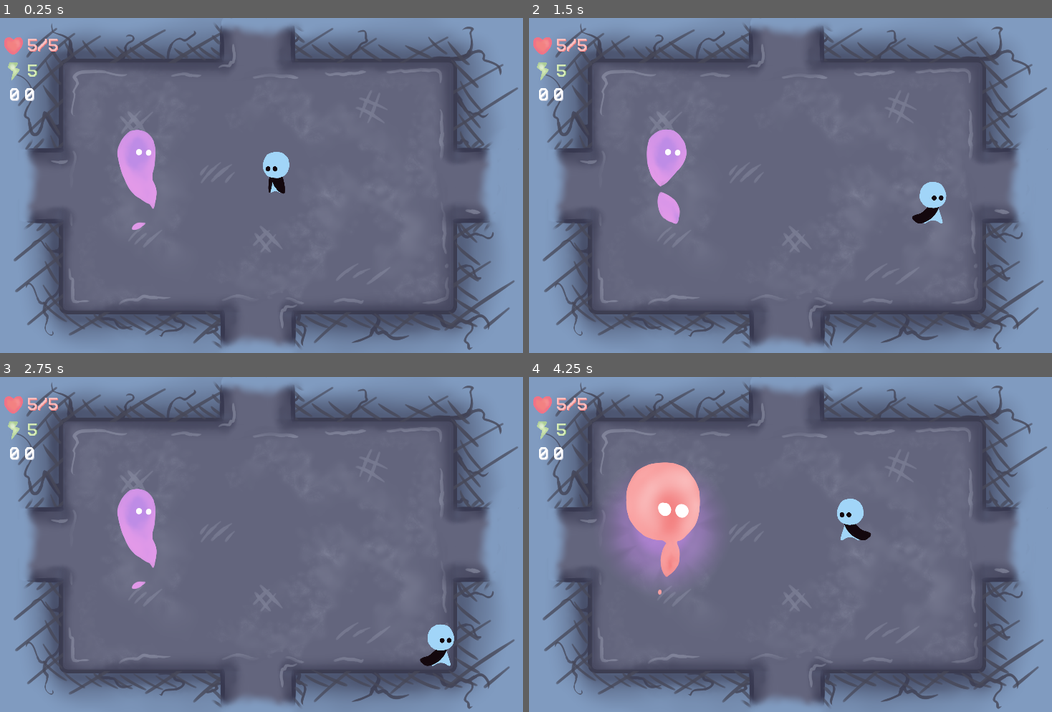
Above: before the commit, frames 1-4 (two rows, left to right).
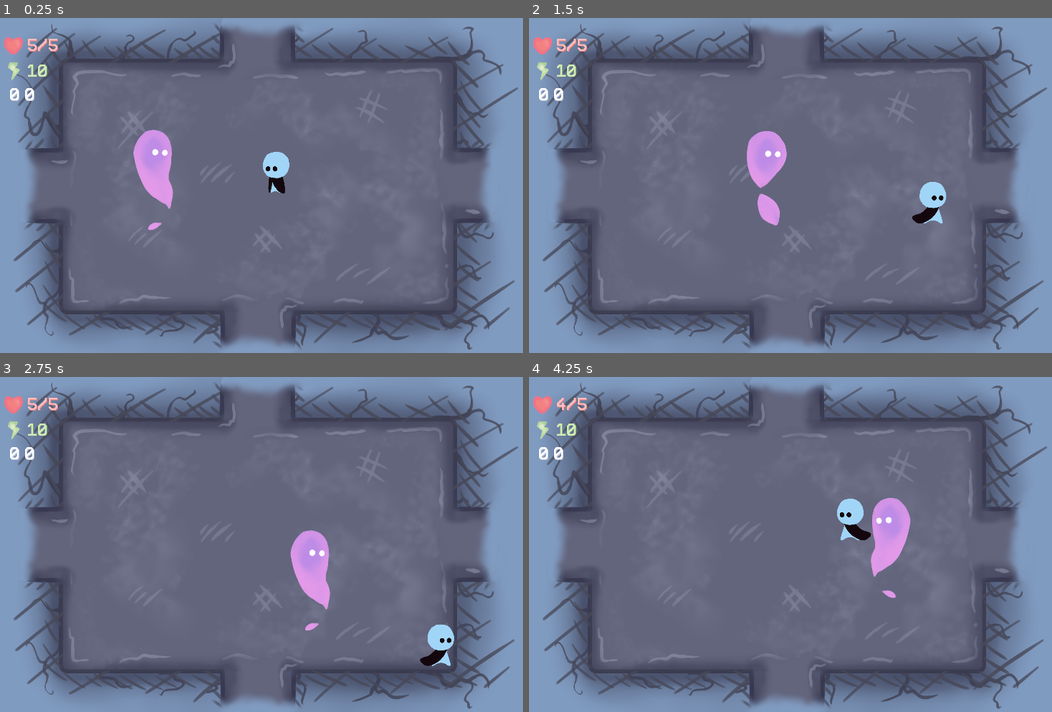
Above: after the commit, the same moments.

Repository: bucketfish/box-arena
Game: Godot game, scene res://base.tscn
The game is run twice, just before and just after one commit, with the same random seed, the same clock (stepped at 60 frames per second) and the same inputs.
Inputs:
- Up to frame 1 (0.25 s): no input
- Up to frame 2 (1.5 s): hold Right (right) 0.53-1.28 s; tap X (attack) at 0.6 s; hold Down (down) from 1.28 s (still down); tap Z (pickup) at 1.35 s
- Up to frame 3 (2.75 s): release Down (down) at 2.03 s; hold Right (right) from 2.03 s (still down); tap X (attack) at 2.1 s
- Up to frame 4 (4.25 s): release Right (right) at 2.78 s; hold Up (ui_up) 2.78-3.53 s; tap Z (pickup) at 2.85 s; hold Left (left) from 3.53 s (still down); tap X (attack) at 3.6 s

The runs differ from the first frame. In frame 1, 1.7% of the frame differs, in the area x 5-34%, y 13-64%; in frame 2, 2.6%; in frame 3, 2.7%; in frame 4, 6.5%, in the area x 5-73%, y 6-67%.

Commit message:
simple movement bosses; buffed all energy consumables

Diff:
--- a/combat/hurtbox.gd
+++ b/combat/hurtbox.gd
@@ -10,6 +10,6 @@
 		get_parent().take_damage(area.damage)
 
 func start_invincibility(time):
-	monitoring = false
+	set_deferred("monitoring", false)
 	yield(get_tree().create_timer(time), "timeout")
-	monitoring = true
+	set_deferred("monitoring", true)
--- a/data.gd
+++ b/data.gd
@@ -32,7 +32,7 @@
 					},
 
 	'cookie':      {
-					'energy': 2,
+					'energy': 4,
 					'desc': 'this game uses cookies to give you a better user experience.',
 					},
 
@@ -52,7 +52,7 @@
 					},
 
 	'choco cookie':{
-					'energy': 3,
+					'energy': 6,
 					'desc': 'it\'s a cookie, just that it has chocolate on it. congrats. you now have a choco cookie.',
 					},
 
@@ -78,7 +78,7 @@
 					},
 
 	'apple pie':    {
-					'energy': 3,
+					'energy': 6,
 					'health':2,
 					'desc': 'it might just smell vaguely of happiness if you just hold your breath.',
 					},
@@ -109,7 +109,7 @@
 					},
 
 	'steak':{
-					'energy': 5,
+					'energy': 10,
 					'desc': 'finally, some good ol\' overcooked steak.',
 					},
 
@@ -134,7 +134,7 @@
 					},
 
 	'grilled porkchop':{
-					'energy': 6,
+					'energy': 12,
 					'desc': 'it\'s grilled, it\'s pork, and it\'s a chop. pretty self-explanatory, if you ask me.',
 					},
 
@@ -154,7 +154,7 @@
 					},
 
 	'pumpkin pie':  {
-					'energy': 8,
+					'energy': 16,
 					'desc': 'if the taste of apple pies doesn\'t suit you, this definitely won\'t!',
 					},
 
@@ -179,7 +179,7 @@
 					},
 
 	'cake':         {
-					'energy': 10,
+					'energy': 20,
 					'health': 7,
 					'desc': 'is a lie and marie antoinette is the liar.',
 					},
@@ -202,7 +202,7 @@
 					},
 
 	'golden carrot':{
-					'energy': 15,
+					'energy': 30,
 					'health': 10,
 					'desc': 'oink oink you capitalist pig. bring back the guillotine.',
 					},
@@ -263,7 +263,7 @@
 	#misc
 	'fishcow':      {
 					'health': -10,
-					'energy': 10,
+					'energy': 20,
 					'desc': 'why.',
 					}
 }
@@ -298,12 +298,16 @@
 				'damage': 2,
 				'health': 5,
 				'level': 1,
+				'speed': 200,
+				'knockback': 1500,
 				'drop':['steak', 'steak', 'steak', 'steak', 'choco cookie'],
 				'desc': 'it eats a lot. not that we\'re judging, or anything.'},
 
 	'sol':{
 				'damage': 4,
 				'health': 2,
+				'speed': 150,
+				'knockback': 700,
 				'level': 1,
 				'drop':['golden apple', 'golden apple'],
 				'desc': 'its future is almost blinding. a pity you have to cut it short.'},
@@ -312,6 +316,8 @@
 				'damage': 1,
 				'health': 7,
 				'level': 1,
+				'speed': 120,
+				'knockback': 500,
 				'drop':['wooden stick', 'wooden stick', 'wooden stick', 'wooden stick', 'wooden stick', 'wooden stick', 'wooden stick', 'wooden stick'],
 				'desc': 'just... be nice and pretend its hits hurt.'},
 
--- a/monsters/monster.gd
+++ b/monsters/monster.gd
@@ -7,14 +7,40 @@
 export var type = "nyam"
 const item = preload("res://items/item.tscn")
 onready var base = get_node("/root/base")
+onready var player = get_node("/root/base/player")
+
+
 onready var hitbox = $hitbox
+onready var player_detect = $player_detect
+onready var sprite = $Sprite
+onready var hurtanim = $damage_anim
+onready var hurtbox = $hurtbox
+
+var velocity = Vector2()
+var knockback = Vector2()
+
+export var speed = 130
+export var knockback_val = 500
+var friction = 0.4
+var acceleration = 0.4
+
+
+
+var state = "idle"
 
 func _ready():
 	health = Data.bosses[type]["health"]
 	damage = Data.bosses[type]["damage"]
+	speed = Data.bosses[type]['speed']
+	knockback_val = Data.bosses[type]['knockback']
+
 	hitbox.damage = damage
 
 func hurt(damageval):
+	knockback = player.knockback_vector * knockback_val
+	hurtanim.play("hurt")
+	hurtbox.start_invincibility(0.5)
+
 	health -= damageval
 	if health <= 0:
 		die()
@@ -27,4 +53,29 @@
 		curitem.global_position = global_position + Vector2(rand_range(-40, 40), rand_range(-40, 40))
 		base.curroom.call_deferred("add_child", curitem)
 
+		Persistent.places[Persistent.coords].append(i)
+
 	queue_free()
+
+
+
+func _physics_process(delta):
+	knockback = lerp(knockback, Vector2(), friction * delta * 10)
+
+	knockback = move_and_slide(knockback)
+
+	if abs(global_position.distance_to(player.global_position)) > 40:
+		var direction = (player.global_position - global_position).normalized()
+
+		velocity = lerp(velocity, direction * speed, acceleration * delta * 100)
+
+	else:
+		velocity = lerp(velocity, Vector2(), friction * delta * 100)
+
+	sprite.flip_h = velocity.x < 0
+
+	velocity = move_and_slide(velocity)
+
+func seek_player():
+	if player_detect.can_see_player():
+		state = "chase"
--- a/monsters/monster.tscn
+++ b/monsters/monster.tscn
@@ -10,6 +10,38 @@
 
 [sub_resource type="CircleShape2D" id=2]
 radius = 201.122
+
+[sub_resource type="Animation" id=3]
+length = 0.001
+tracks/0/type = "value"
+tracks/0/path = NodePath(".:modulate")
+tracks/0/interp = 1
+tracks/0/loop_wrap = true
+tracks/0/imported = false
+tracks/0/enabled = true
+tracks/0/keys = {
+"times": PoolRealArray( 0 ),
+"transitions": PoolRealArray( 1 ),
+"update": 0,
+"values": [ Color( 1, 1, 1, 1 ) ]
+}
+
+[sub_resource type="Animation" id=4]
+resource_name = "hurt"
+length = 0.2
+step = 0.01
+tracks/0/type = "value"
+tracks/0/path = NodePath(".:modulate")
+tracks/0/interp = 1
+tracks/0/loop_wrap = true
+tracks/0/imported = false
+tracks/0/enabled = true
+tracks/0/keys = {
+"times": PoolRealArray( 0, 0.08, 0.2 ),
+"transitions": PoolRealArray( 1, 1, 1 ),
+"update": 0,
+"values": [ Color( 1, 1, 1, 1 ), Color( 0.411765, 0, 0, 1 ), Color( 1, 1, 1, 1 ) ]
+}
 
 [node name="monster" type="KinematicBody2D"]
 collision_layer = 0
@@ -38,4 +70,8 @@
 [node name="CollisionShape2D" type="CollisionShape2D" parent="player_detect"]
 shape = SubResource( 2 )
 
+[node name="damage_anim" type="AnimationPlayer" parent="."]
+anims/RESET = SubResource( 3 )
+anims/hurt = SubResource( 4 )
+
 [editable path="hurtbox"]
--- a/monsters/sol.gd
+++ b/monsters/sol.gd
@@ -1,60 +1,15 @@
 extends "res://monsters/monster.gd"
 
 onready var anim = $animtree.get("parameters/playback")
-onready var hurtanim = $damage_anim
-onready var player_detect = $player_detect
-onready var sprite = $Sprite
-onready var hurtbox = $hurtbox
+
 onready var hitbox2 = $hitbox2
-
-var velocity = Vector2()
-var knockback = Vector2()
-
-export var speed = 130
-export var friction = 0.4
-export var acceleration = 0.4
-
-var state = "idle"
 
 func _ready():
 	anim.travel("idle")
 	hitbox2.damage = damage
 
 func take_damage(damageval):
-	hurtanim.play("hurt")
-	knockback = player_detect.player.knockback_vector * 500
 	hurt(damageval)
-	hurtbox.start_invincibility(0.5)
-
-
-func _physics_process(delta):
-	knockback = lerp(knockback, Vector2(), friction * delta * 10)
-
-	knockback = move_and_slide(knockback)
-
-	match state:
-		"idle":
-			velocity = lerp(velocity, Vector2(), friction * delta * 100)
-
-			seek_player()
-
-		"chase":
-			var player = player_detect.player
-			if player != null && abs(global_position.distance_to(player.global_position)) > 60:
-				var direction = (player.global_position - global_position).normalized()
-
-				velocity = lerp(velocity, direction * speed, acceleration * delta * 100)
-
-			else:
-				state = "idle"
-			sprite.flip_h = velocity.x < 0
-
-	velocity = move_and_slide(velocity)
-
-func seek_player():
-	if player_detect.can_see_player():
-		state = "chase"
-
 
 func _on_damage_timeout():
 	anim.travel("charge")
--- a/monsters/sol.tscn
+++ b/monsters/sol.tscn
@@ -132,41 +132,11 @@
 
 [sub_resource type="AnimationNodeStateMachinePlayback" id=7]
 
-[sub_resource type="Animation" id=11]
-length = 0.001
-tracks/0/type = "value"
-tracks/0/path = NodePath(".:modulate")
-tracks/0/interp = 1
-tracks/0/loop_wrap = true
-tracks/0/imported = false
-tracks/0/enabled = true
-tracks/0/keys = {
-"times": PoolRealArray( 0 ),
-"transitions": PoolRealArray( 1 ),
-"update": 0,
-"values": [ Color( 1, 1, 1, 1 ) ]
-}
-
-[sub_resource type="Animation" id=12]
-resource_name = "hurt"
-length = 0.2
-step = 0.01
-tracks/0/type = "value"
-tracks/0/path = NodePath(".:modulate")
-tracks/0/interp = 1
-tracks/0/loop_wrap = true
-tracks/0/imported = false
-tracks/0/enabled = true
-tracks/0/keys = {
-"times": PoolRealArray( 0, 0.08, 0.2 ),
-"transitions": PoolRealArray( 1, 1, 1 ),
-"update": 0,
-"values": [ Color( 1, 1, 1, 1 ), Color( 0.411765, 0, 0, 1 ), Color( 1, 1, 1, 1 ) ]
-}
-
 [node name="monster" instance=ExtResource( 1 )]
 script = ExtResource( 2 )
-type = "sol"
+type = "pionk"
+speed = 150
+knockback_val = 700
 
 [node name="Sprite2" type="Sprite" parent="." index="0"]
 self_modulate = Color( 0.784314, 0.541176, 0.937255, 0 )
@@ -209,17 +179,12 @@
 active = true
 parameters/playback = SubResource( 7 )
 
-[node name="damage_anim" type="AnimationPlayer" parent="." index="8"]
-anims/RESET = SubResource( 11 )
-anims/hurt = SubResource( 12 )
-
-[node name="player_detect" parent="." index="9"]
+[node name="player_detect" parent="." index="8"]
 visible = false
 script = ExtResource( 3 )
 
-[node name="damage" type="Timer" parent="." index="10"]
+[node name="damage" type="Timer" parent="." index="9"]
 wait_time = 3.0
-autostart = true
 
 [connection signal="body_entered" from="player_detect" to="player_detect" method="_on_player_detect_body_entered"]
 [connection signal="body_exited" from="player_detect" to="player_detect" method="_on_player_detect_body_exited"]
--- a/persistent.gd
+++ b/persistent.gd
@@ -27,7 +27,7 @@
 var carrying = ["wooden stick"] setget sort_inv
 
 var health = 5
-var energy = 5
+var energy = 10
 var damage = 0
 var max_health = 5
 var defeated = false
--- a/player/player.tscn
+++ b/player/player.tscn
@@ -37,7 +37,7 @@
 "times": PoolRealArray( 0, 0.09, 0.2 ),
 "transitions": PoolRealArray( 1, 1, 1 ),
 "update": 0,
-"values": [ Color( 1, 1, 1, 1 ), Color( 0.411765, 0, 0, 1 ), Color( 1, 1, 1, 1 ) ]
+"values": [ Color( 1, 1, 1, 1 ), Color( 1, 0, 0, 1 ), Color( 1, 1, 1, 1 ) ]
 }
 
 [sub_resource type="Animation" id=2]
Not shown: 1 places in monsters/monster.tscn that only renumber resources
Not shown: 1 places in monsters/sol.tscn that only renumber resources
